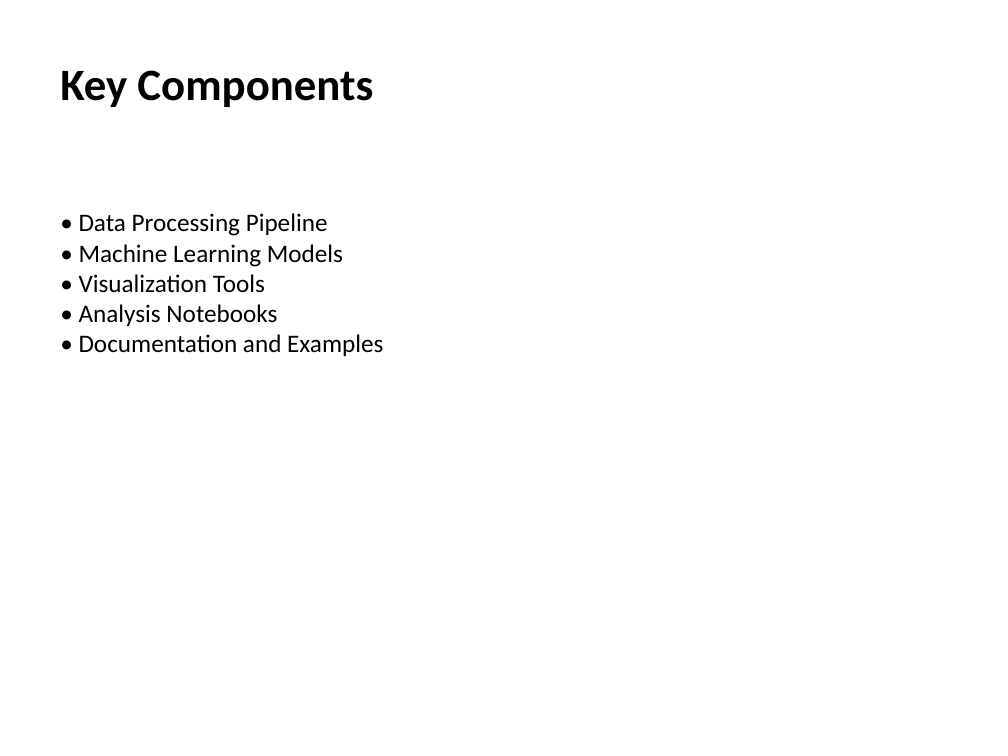
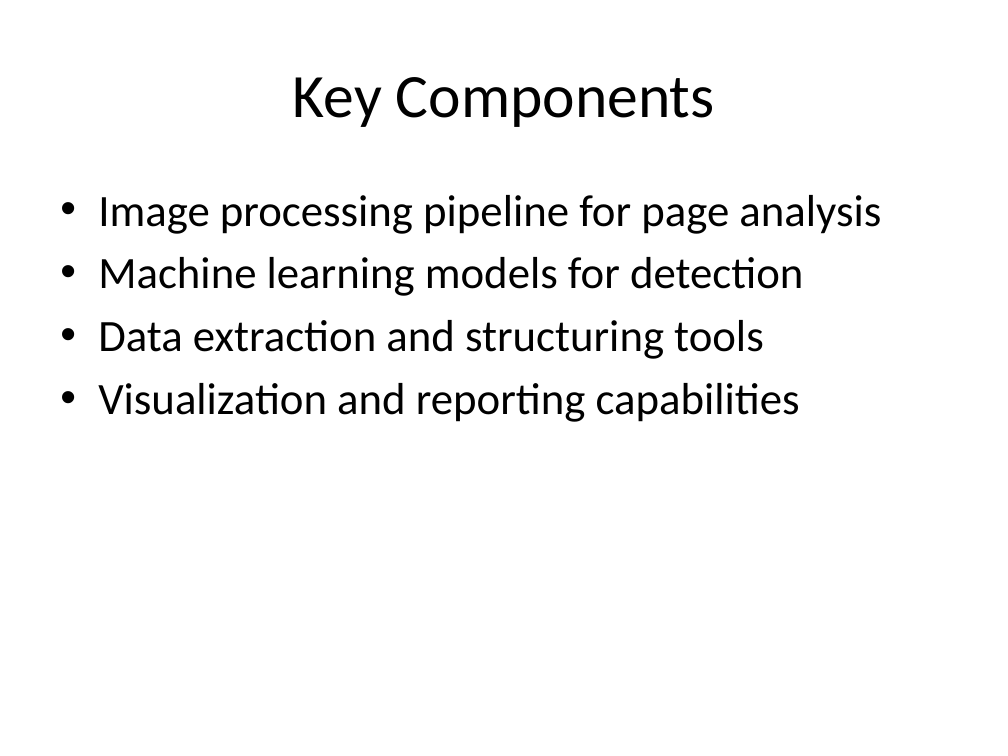
Before and after one commit to RichardScottOZ/powerpoint, a slide deck: slide 3 of examples/comic_analysis_overview.pptx. Drawn at 1008x756 pixels with LibreOffice and Linux fonts; fonts in the diff are those of the drawing. Boxes give left, top, right and bottom in pixels: in the first picture for what was removed or moved away, otherwise in the second. Text is boxed around its words. In the diff, an @@ line names an element or a change of style, - is before the commit and + after.

```diff
--- a/examples/comic_analysis_overview.pptx
+++ b/examples/comic_analysis_overview.pptx
@@ title "Key Components": place and size @@
-title "Key Components" at (60,70,373,107)
+title "Key Components" at (293,77,715,127)
@@ title "Key Components" at (293,77,715,127): size 32 to 44 pt, bold off; alignment left to centre; vertical alignment top to middle @@
@@ text added at (98,195,881,422), 32 pt, text #000000 @@
+• Image processing pipeline for page analysis
+• Machine learning models for detection
+• Data extraction and structuring tools
+• Visualization and reporting capabilities
@@ text removed at (79,213,383,356) @@
-• Data Processing Pipeline
-• Machine Learning Models
-• Visualization Tools
-• Analysis Notebooks
-• Documentation and Examples
```
Also in this commit, not shown: 1 other slide changed, 3 slides added, 3 slides removed, 16 other files.
